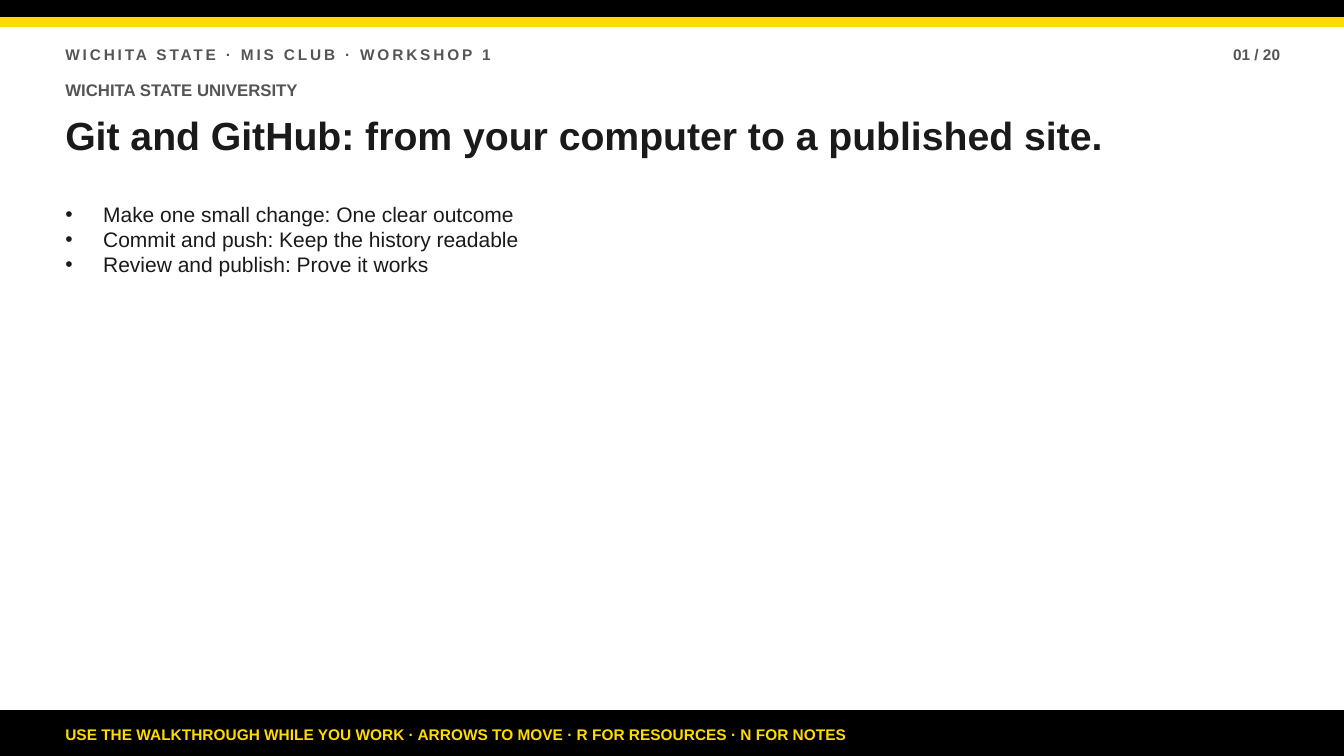
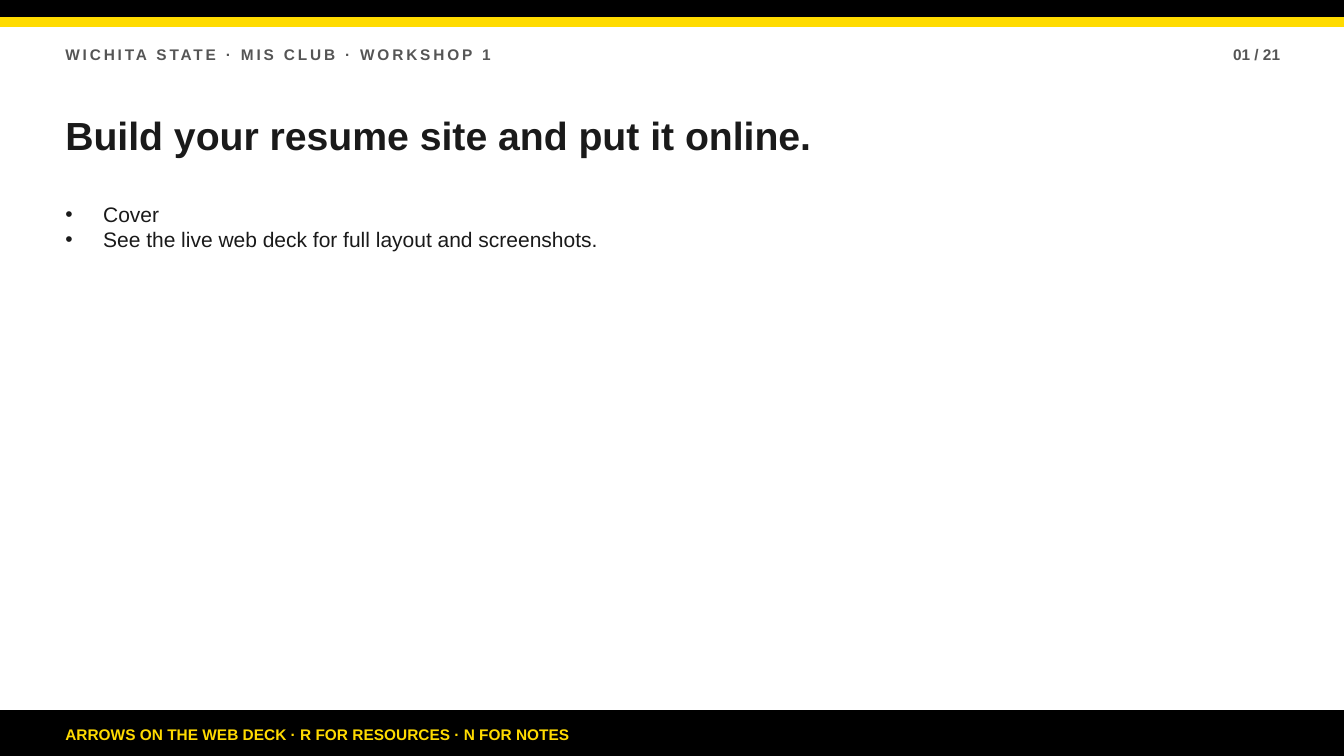
Before and after one commit to bsbcyber/workshop-site, a slide deck: slide 1 of public/downloads/workshop-1-presentation.pptx. Drawn at 1344x756 pixels with LibreOffice and Linux fonts; fonts in the diff are those of the drawing. Boxes give left, top, right and bottom in pixels: in the first picture for what was removed or moved away, otherwise in the second. Text is boxed around its words. In the diff, an @@ line names an element or a change of style, - is before the commit and + after.

Commit message:
Add Workshop 2 secure development shell, deck, guides, and PPTX.
Wire bsbcyber/secure-dev-lab template links into the site and keep Workshop 1 pointing forward to the new walkthrough.

```diff
--- a/public/downloads/workshop-1-presentation.pptx
+++ b/public/downloads/workshop-1-presentation.pptx
@@ text at <box>1233,49,1280,60</box>: text changed @@
-01 / 20
+01 / 21
@@ text "Build your resume site and ..." at <box>65,121,811,158</box>: vertical alignment middle to top @@
@@ text at <box>65,121,811,158</box>: text changed; size 12 to 28 pt; text colour #555555 to #1A1A1A @@
-WICHITA STATE UNIVERSITY
+Build your resume site and put it online.
@@ text at <box>103,207,597,252</box>: text changed; size 28 to 15 pt; bold off @@
-Git and GitHub: from your computer to a published site.
+• Cover
+• See the live web deck for full layout and screenshots.
@@ text removed at <box>103,206,519,277</box> @@
-• Make one small change: One clear outcome
-• Commit and push: Keep the history readable
-• Review and publish: Prove it works
@@ text at <box>65,729,569,740</box>: text changed @@
-USE THE WALKTHROUGH WHILE YOU WORK · ARROWS TO MOVE · R FOR RESOURCES · N FOR NOTES
+ARROWS ON THE WEB DECK · R FOR RESOURCES · N FOR NOTES
```
Also in this commit, not shown: 1 other slide changed, 19 slides added, 18 slides removed, 26 other files.
